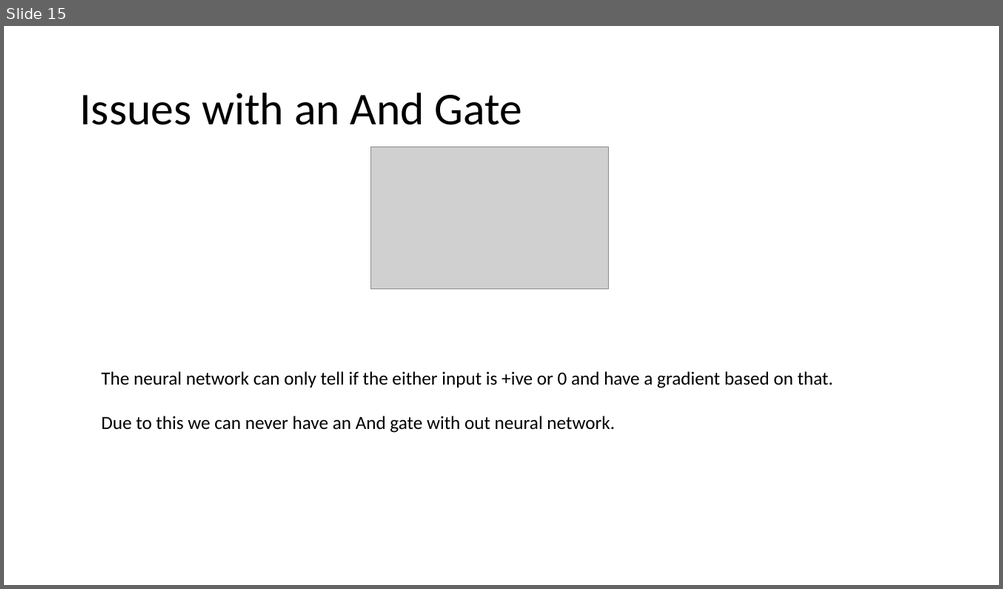
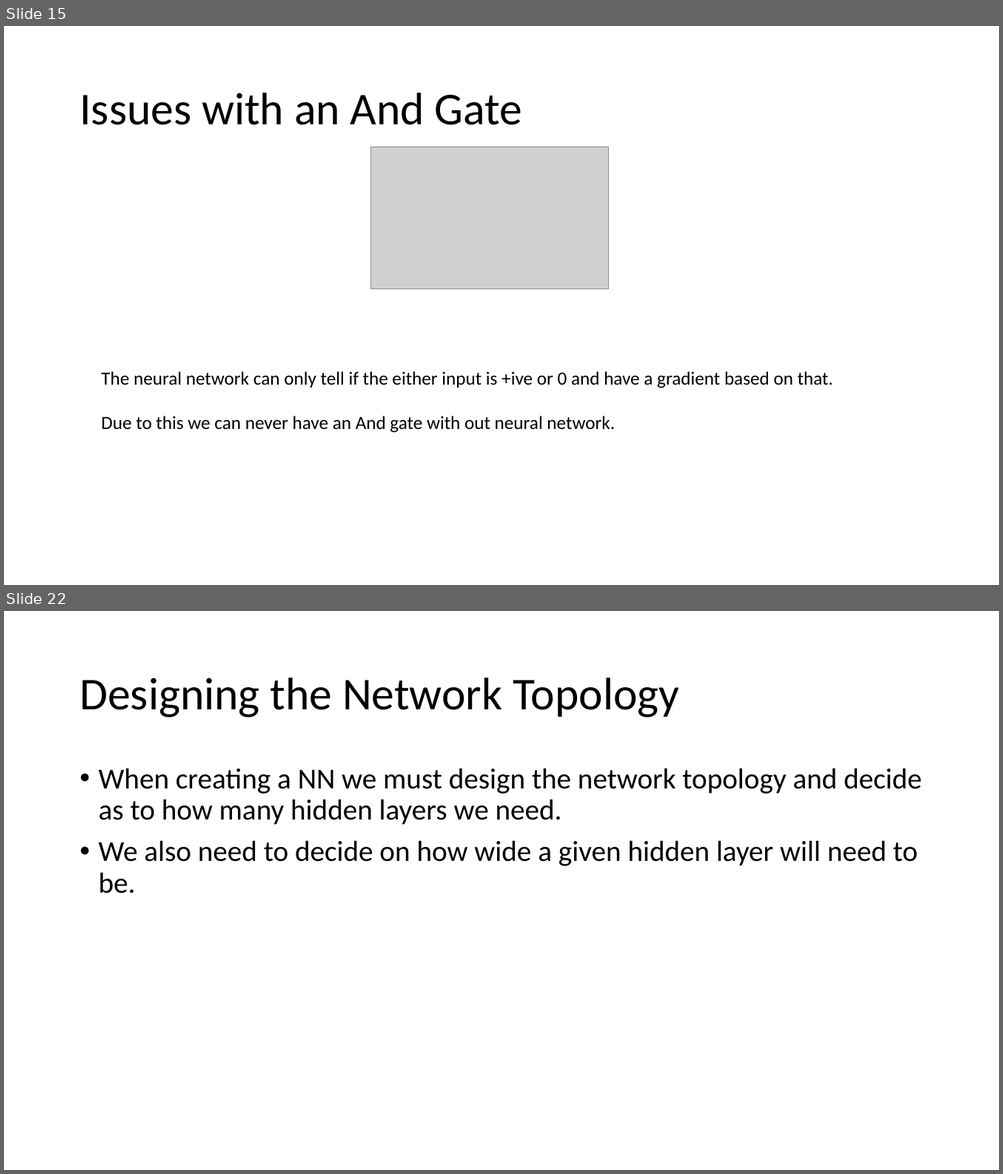
Before and after one commit to mustafa-behrainwala/simpleNN, a slide deck: Introduction To Neural Networks and AI.pptx. Shown one above the other, each under a label of ours: slide 15 before the commit, slides 15 and 22 after it; the slides between them are not shown. The pictures are 1003x589 and 1003x1174 pixels, drawn with LibreOffice and Linux fonts; fonts in the diff are those of the drawing; grey boxes stand for pictures. Boxes give left, top, right and bottom in pixels: in the first picture for what was removed or moved away, otherwise in the second. Text is boxed around its words. In the diff, an @@ line names an element or a change of style, - is before the commit and + after.

Commit message:
Creating a multilayered NN

```diff
--- a/Introduction To Neural Networks and AI.pptx
+++ b/Introduction To Neural Networks and AI.pptx
@@ slide 22 added at <box>4,611,999,1170</box>, background #FFFFFF @@
@@ title added at <box>79,678,679,718</box>, 44 pt, text #000000 @@
+Designing the Network Topology
@@ text added at <box>99,768,922,894</box>, 28 pt, text #000000 @@
+• When creating a NN we must design the network topology and decide as to how many hidden layers we need.
+• We also need to decide on how wide a given hidden layer will need to be.
```
Also in this commit, not shown: 9 other slides added, 1 other file.
